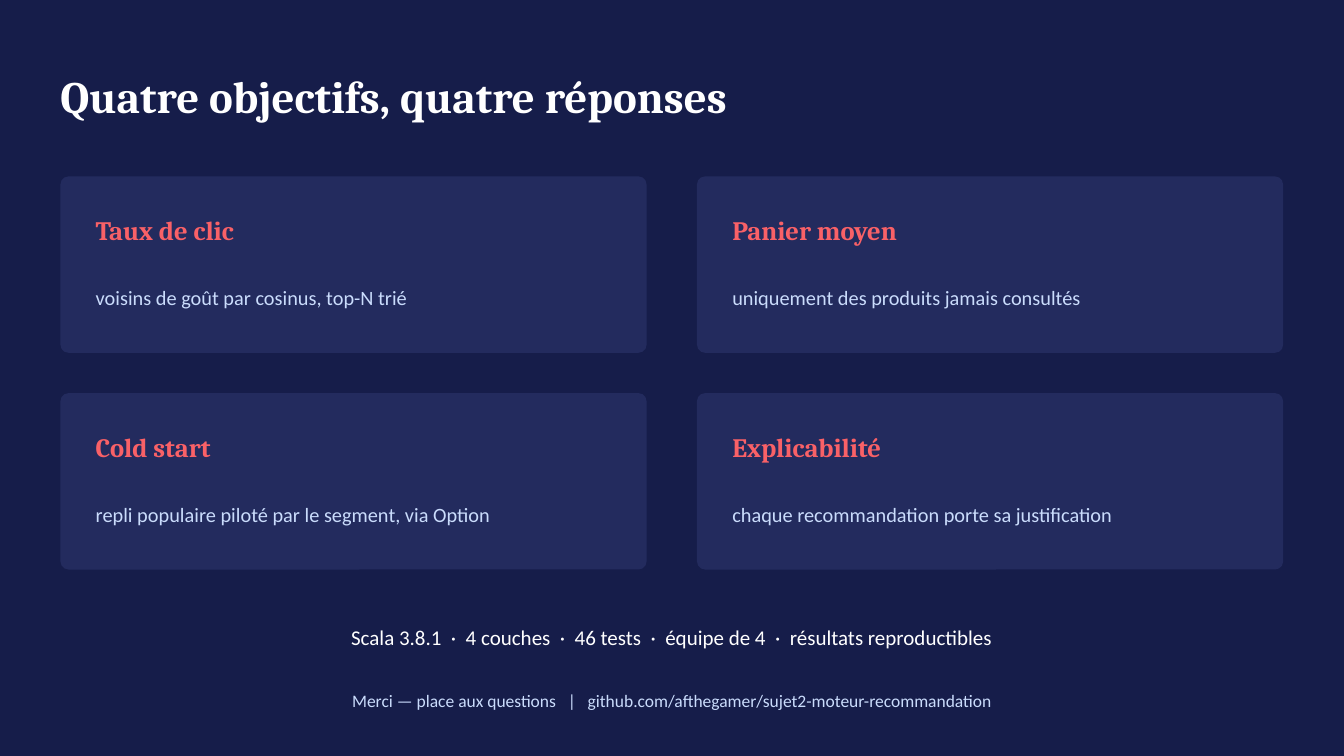
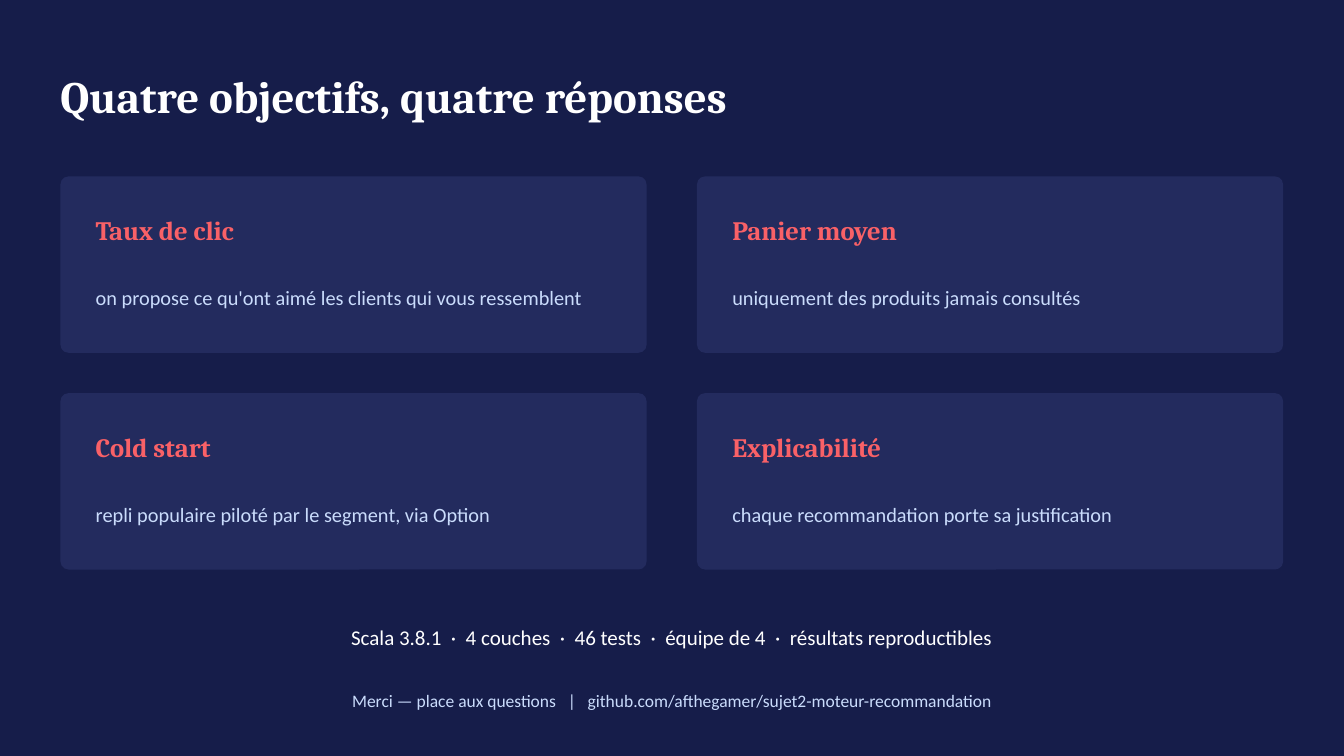
Before and after one commit to afthegamer/sujet2-moteur-recommandation, a slide deck: slide 12 of SOUTENANCE.pptx. Drawn at 1344x756 pixels with LibreOffice and Linux fonts; fonts in the diff are those of the drawing. Boxes give left, top, right and bottom in pixels: in the first picture for what was removed or moved away, otherwise in the second. Text is boxed around its words. In the diff, an @@ line names an element or a change of style, - is before the commit and + after.

```diff
--- a/SOUTENANCE.pptx
+++ b/SOUTENANCE.pptx
@@ text at [96,291,582,309]: text changed @@
-voisins de goût par cosinus, top-N trié
+on propose ce qu'ont aimé les clients qui vous ressemblent
```
Also in this commit, not shown: 4 other slides changed.
